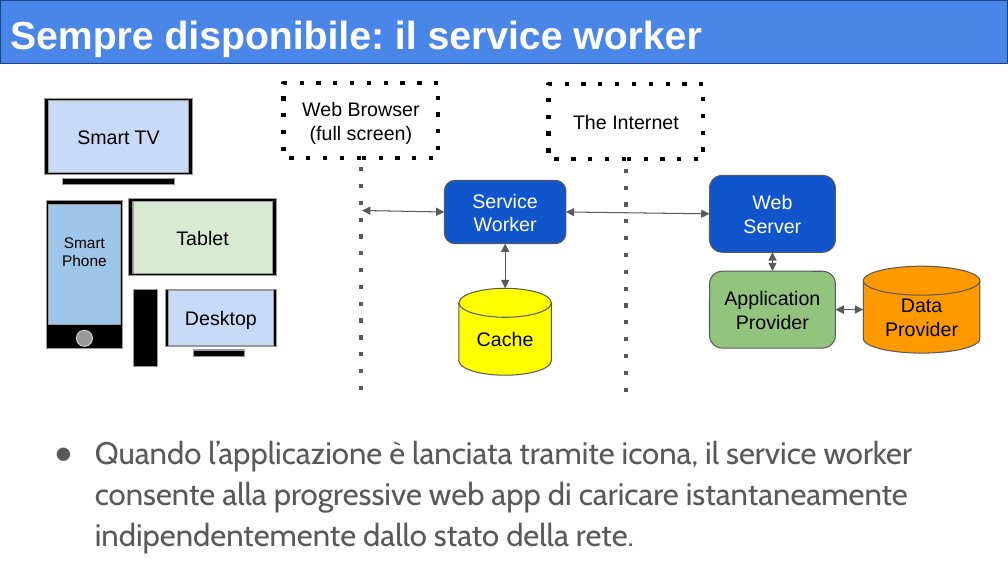
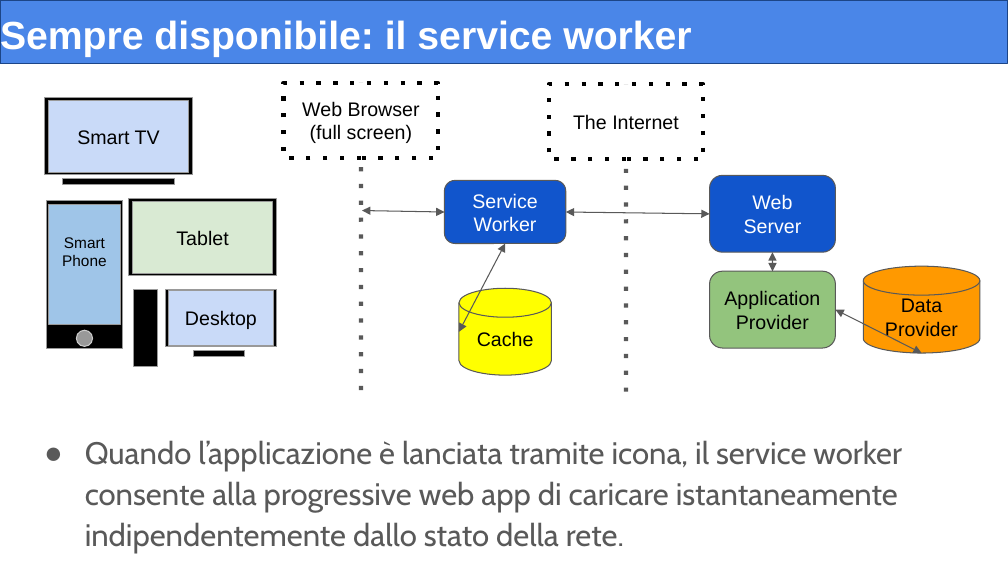
Before and after one commit to nonnt66v2/Tech-web-montellaForked, a slide deck: slide 13 of slide/08-Tecnologie_Web-Progressive_Web_Apps.pptx. Drawn at 1008x567 pixels with LibreOffice and Linux fonts; fonts in the diff are those of the drawing. Boxes give left, top, right and bottom in pixels: in the first picture for what was removed or moved away, otherwise in the second. Text is boxed around its words. In the diff, an @@ line names an element or a change of style, - is before the commit and + after.

```diff
--- a/slide/08-Tecnologie_Web-Progressive_Web_Apps.pptx
+++ b/slide/08-Tecnologie_Web-Progressive_Web_Apps.pptx
@@ title "Sempre disponibile: il service worker" at [0,0,1008,64]: outline #1C4587 0.75 pt to #1C4587 0.74 pt @@
@@ double arrow moved from (505, 244) - (505, 288) to (505, 244) - (459, 332) @@
@@ double arrow moved from (836, 309) - (863, 309) to (836, 309) - (921, 353) @@
@@ text "Quando l’applicazione è lanciata tramite ...": place and size @@
-text "Quando l’applicazione è lanciata tramite ..." at [95,440,913,547]
+text "Quando l’applicazione è lanciata tramite ..." at [85,440,902,547]
```
Also in this commit, not shown: 32 other slides changed, 11 other files.
